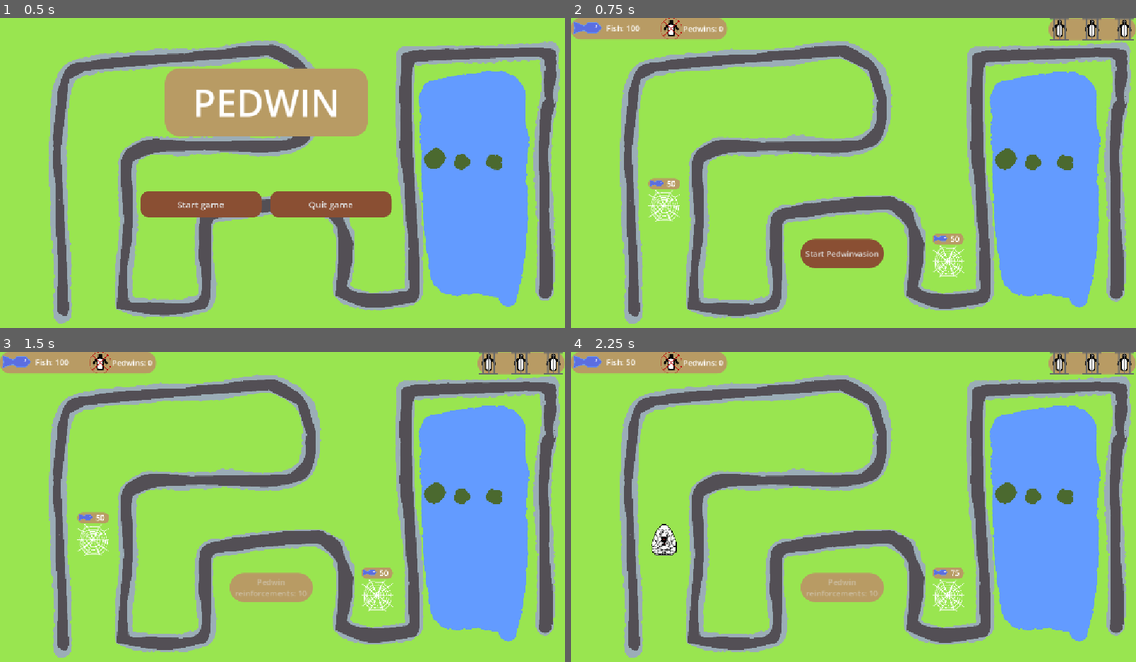
Above: before the commit, frames 1-4 (two rows, left to right).
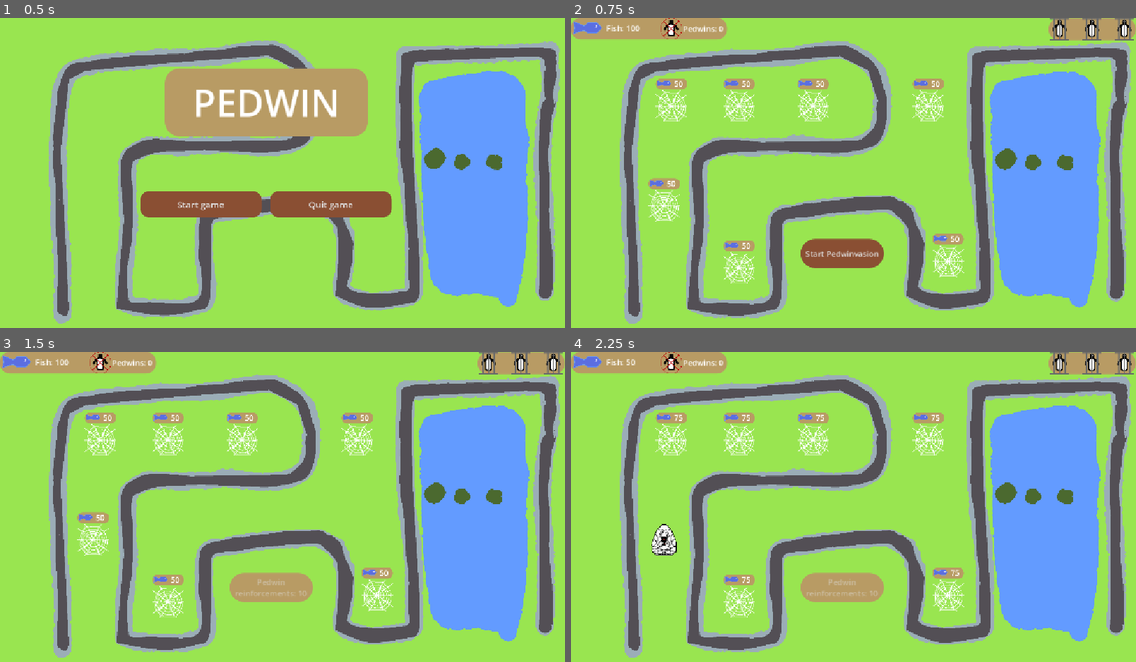
Above: after the commit, the same moments.

Repository: CrimsonCloak/pedwin
Game: Godot game, scene res://Scenes/menu.tscn
The game is run twice, just before and just after one commit, with the same random seed, the same clock (stepped at 60 frames per second) and the same inputs.
Inputs (mouse positions are in pixels of both pictures, inside the frame that each line leads up to):
- Up to frame 1 (0.5 s): no input
- Up to frame 2 (0.75 s): click "Start game" at 0.5 s
- Up to frame 3 (1.5 s): click "Start Pedwinvasion" at 1.25 s
- Up to frame 4 (2.25 s): tap Enter at 2 s; move the mouse to (661, 541) at 2.02 s; click (661, 541) at 2.17 s

Frame 1 is identical in both runs. In frame 2, 2.1% of the frame differs, in the area x 14-66%, y 19-86%; in frame 3, 2.1%; in frame 4, 2.1%.

Commit message:
Add more plots to demolevel

Diff:
--- a/Scenes/Levels/demogame.tscn
+++ b/Scenes/Levels/demogame.tscn
@@ -43,3 +43,18 @@
 position = Vector2(769, 497)
 
 [node name="LevelHud" parent="." unique_id=1502562895 instance=ExtResource("4_f2hrv")]
+
+[node name="EmptyPlot3" parent="." unique_id=520699339 instance=ExtResource("3_8vyj5")]
+position = Vector2(205, 180)
+
+[node name="EmptyPlot4" parent="." unique_id=2112541717 instance=ExtResource("3_8vyj5")]
+position = Vector2(343, 180)
+
+[node name="EmptyPlot5" parent="." unique_id=182507889 instance=ExtResource("3_8vyj5")]
+position = Vector2(494, 180)
+
+[node name="EmptyPlot6" parent="." unique_id=2052110965 instance=ExtResource("3_8vyj5")]
+position = Vector2(343, 511)
+
+[node name="EmptyPlot7" parent="." unique_id=757906216 instance=ExtResource("3_8vyj5")]
+position = Vector2(729, 180)
